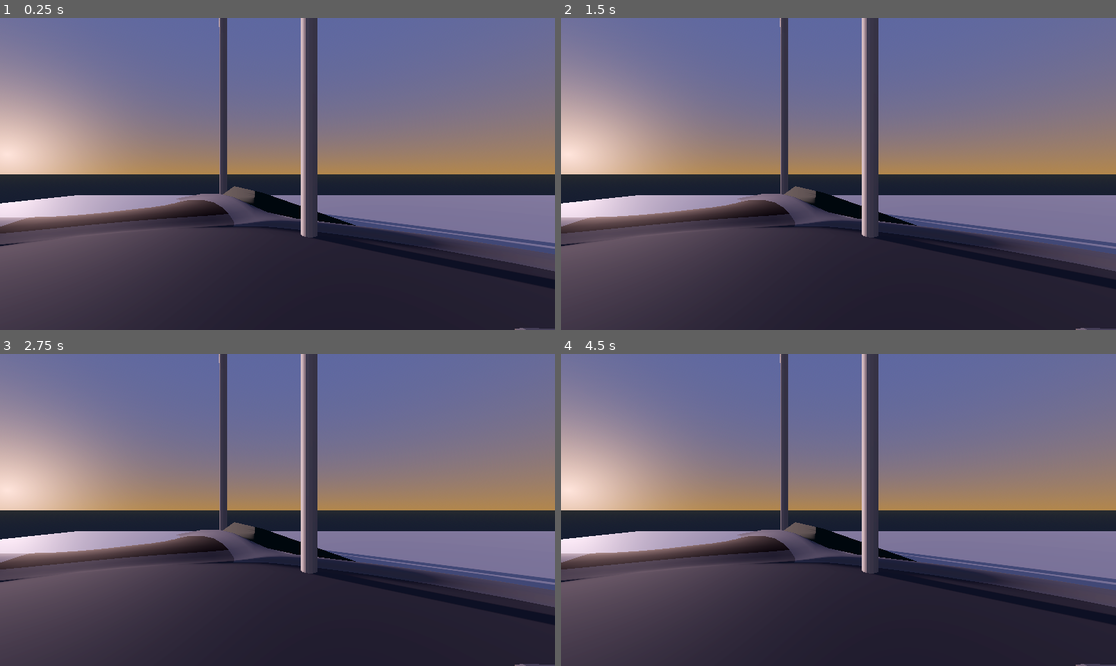
Above: before the commit, frames 1-4 (two rows, left to right).
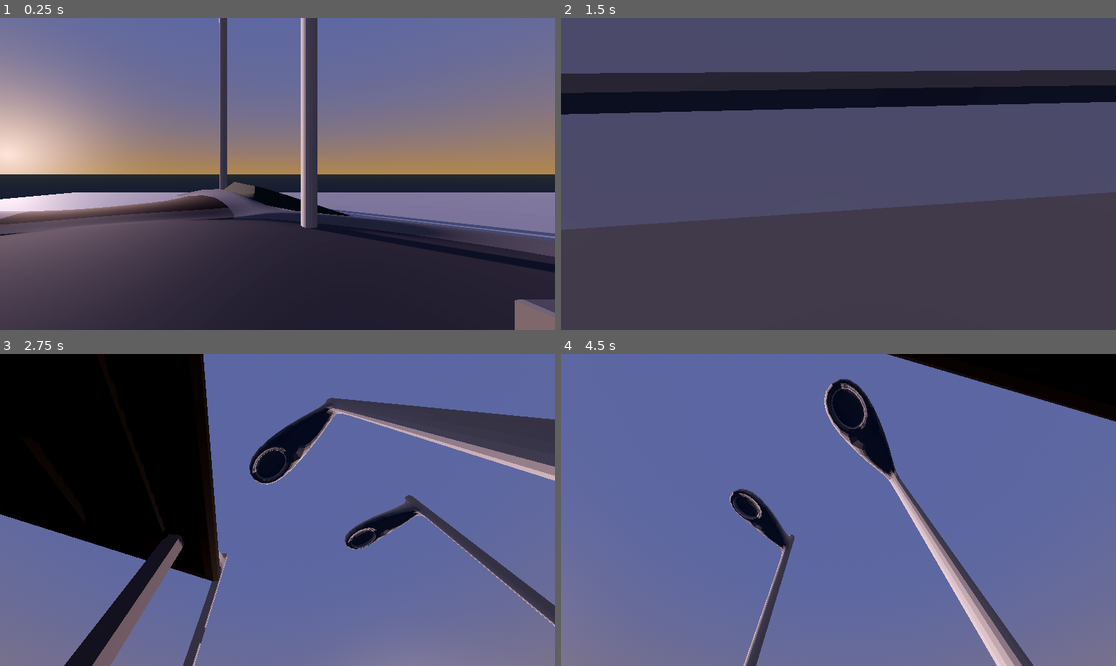
Above: after the commit, the same moments.

Repository: RaglandDev/jalopy2
Game: Godot game, scene res://scenes/garage.tscn
The game is run twice, just before and just after one commit, with the same random seed, the same clock (stepped at 60 frames per second) and the same inputs. Before the commit the project has no main scene; this scene is started directly in both runs.
Inputs (mouse positions are in pixels of both pictures, inside the frame that each line leads up to):
- Up to frame 1 (0.25 s): no input
- Up to frame 2 (1.5 s): tap Enter (ui_accept) at 0.5, 0.77 s; move the mouse to (960, 158) at 0.52 s; hold D (right) 0.53-1.28 s; click (960, 158) at 0.67 s; move the mouse to (727, 189) at 1.27 s; hold S (back) from 1.28 s (still down)
- Up to frame 3 (2.75 s): tap Enter (ui_accept) at 1.52 s; move the mouse to (333, 441) at 2.02 s; release S (back) at 2.03 s; hold D (right) from 2.03 s (still down)
- Up to frame 4 (4.5 s): move the mouse to (810, 572) at 2.77 s; release D (right) at 2.78 s; hold W (forward) 2.78-3.53 s; click (810, 572) at 2.92 s; tap Enter (ui_accept) at 3.02, 3.77 s; move the mouse to (1005, 556) at 3.52 s; hold A (left) from 3.53 s (still down); move the mouse to (672, 463) at 4.27 s

The runs differ from the first frame. In frame 1, 8.7% of the frame differs, in the area x 0-100%, y 1-100%; in frame 2, 83%; in frame 3, 85%, in the area x 0-100%, y 0-100%; in frame 4, 82%.

Commit message:
main menu & music

Diff:
--- /dev/null
+++ b/MainMenu.gd
@@ -0,0 +1,21 @@
+extends Control
+
+
+# Called when the node enters the scene tree for the first time.
+func _ready():
+	pass # Replace with function body.
+
+
+# Called every frame. 'delta' is the elapsed time since the previous frame.
+func _process(delta):
+	pass
+
+
+func _on_start_button_pressed():
+	get_tree().change_scene_to_file("res://scenes/garage.tscn")
+	pass
+
+
+func _on_quit_button_pressed():
+	get_tree().quit()
+	pass # Replace with function body.
--- a/project.godot
+++ b/project.godot
@@ -11,9 +11,9 @@
 [application]
 
 config/name="jalopy2"
-run/main_scene="res://garage.tscn"
+run/main_scene="res://scenes/main_menu.tscn"
 config/features=PackedStringArray("4.2", "Forward Plus")
-config/icon="res://icon.svg"
+config/icon="res://assets/icon.svg"
 
 [editor]
 
--- a/scenes/Car.tscn
+++ b/scenes/Car.tscn
@@ -1,6 +1,6 @@
 [gd_scene load_steps=2 format=3 uid="uid://dva63enb8fot0"]
 
-[ext_resource type="PackedScene" uid="uid://cq20nve2we1di" path="res://Buick Reatta.glb" id="1_otjxf"]
+[ext_resource type="PackedScene" uid="uid://h1ko5rlooex2" path="res://assets/models/Buick Reatta.glb" id="1_otjxf"]
 
 [node name="Buick Reatta" instance=ExtResource("1_otjxf")]
 
--- a/scenes/garage.tscn
+++ b/scenes/garage.tscn
@@ -1,20 +1,20 @@
 [gd_scene load_steps=29 format=3 uid="uid://bc400raps7bsp"]
 
-[ext_resource type="Script" path="res://Player.gd" id="1_3ypwe"]
-[ext_resource type="Script" path="res://car.gd" id="2_vdpya"]
-[ext_resource type="ArrayMesh" uid="uid://dmxwehlicdmtr" path="res://Gas Station/Station.obj" id="3_c1a73"]
-[ext_resource type="ArrayMesh" uid="uid://hhw26k2imijt" path="res://Gas Station/Storepillars.obj" id="4_lk383"]
-[ext_resource type="ArrayMesh" uid="uid://cmnqiba3bcsxn" path="res://Gas Station/Road.obj" id="5_2378y"]
-[ext_resource type="ArrayMesh" uid="uid://cwprfqyxgf6cq" path="res://Gas Station/Icebox.obj" id="6_3xwgj"]
-[ext_resource type="ArrayMesh" uid="uid://cr6xid2pqcmtk" path="res://Gas Station/Cup1.obj" id="7_62nq7"]
-[ext_resource type="ArrayMesh" uid="uid://b0cfq3on71jnb" path="res://Gas Station/cup2.obj" id="8_n641b"]
-[ext_resource type="ArrayMesh" uid="uid://bvrter6be7m2d" path="res://Gas Station/Lamps.obj" id="9_1u1ru"]
-[ext_resource type="ArrayMesh" uid="uid://0g7vr70sfe00" path="res://Gas Station/Close Grass.obj" id="10_05x4m"]
-[ext_resource type="ArrayMesh" uid="uid://bcammvyb0wdwv" path="res://Gas Station/Pillar1.obj" id="11_lalyq"]
-[ext_resource type="ArrayMesh" uid="uid://ch2bt87gxlom1" path="res://Gas Station/Pillar2.obj" id="12_iw58g"]
-[ext_resource type="ArrayMesh" uid="uid://dy2q6jfnekhmo" path="res://Gas Station/Pillar4.obj" id="13_1h27r"]
-[ext_resource type="ArrayMesh" uid="uid://c1ax243o4fp4y" path="res://Gas Station/Pillarstone2.obj" id="14_gi1gq"]
-[ext_resource type="ArrayMesh" uid="uid://pq0pkjydwinx" path="res://Gas Station/Pillarstone4.obj" id="15_lc7j0"]
+[ext_resource type="Script" path="res://scripts/Player.gd" id="1_3ypwe"]
+[ext_resource type="Script" path="res://scripts/car.gd" id="2_vdpya"]
+[ext_resource type="ArrayMesh" uid="uid://dmxwehlicdmtr" path="res://assets/models/Gas Station/Station.obj" id="3_c1a73"]
+[ext_resource type="ArrayMesh" uid="uid://hhw26k2imijt" path="res://assets/models/Gas Station/Storepillars.obj" id="4_lk383"]
+[ext_resource type="ArrayMesh" uid="uid://cmnqiba3bcsxn" path="res://assets/models/Gas Station/Road.obj" id="5_2378y"]
+[ext_resource type="ArrayMesh" uid="uid://cwprfqyxgf6cq" path="res://assets/models/Gas Station/Icebox.obj" id="6_3xwgj"]
+[ext_resource type="ArrayMesh" uid="uid://cr6xid2pqcmtk" path="res://assets/models/Gas Station/Cup1.obj" id="7_62nq7"]
+[ext_resource type="ArrayMesh" uid="uid://b0cfq3on71jnb" path="res://assets/models/Gas Station/cup2.obj" id="8_n641b"]
+[ext_resource type="ArrayMesh" uid="uid://bvrter6be7m2d" path="res://assets/models/Gas Station/Lamps.obj" id="9_1u1ru"]
+[ext_resource type="ArrayMesh" uid="uid://0g7vr70sfe00" path="res://assets/models/Gas Station/Close Grass.obj" id="10_05x4m"]
+[ext_resource type="ArrayMesh" uid="uid://bcammvyb0wdwv" path="res://assets/models/Gas Station/Pillar1.obj" id="11_lalyq"]
+[ext_resource type="ArrayMesh" uid="uid://ch2bt87gxlom1" path="res://assets/models/Gas Station/Pillar2.obj" id="12_iw58g"]
+[ext_resource type="ArrayMesh" uid="uid://dy2q6jfnekhmo" path="res://assets/models/Gas Station/Pillar4.obj" id="13_1h27r"]
+[ext_resource type="ArrayMesh" uid="uid://c1ax243o4fp4y" path="res://assets/models/Gas Station/Pillarstone2.obj" id="14_gi1gq"]
+[ext_resource type="ArrayMesh" uid="uid://pq0pkjydwinx" path="res://assets/models/Gas Station/Pillarstone4.obj" id="15_lc7j0"]
 
 [sub_resource type="ProceduralSkyMaterial" id="ProceduralSkyMaterial_nu3ek"]
 sky_top_color = Color(0.286275, 0.317647, 0.501961, 1)
--- /dev/null
+++ b/scenes/main_menu.tscn
@@ -0,0 +1,51 @@
+[gd_scene load_steps=3 format=3 uid="uid://05jnogxpmix0"]
+
+[ext_resource type="Script" path="res://MainMenu.gd" id="1_v6bgv"]
+[ext_resource type="AudioStream" uid="uid://cs8000jf7hg46" path="res://assets/audio/main_menu_theme.mp3" id="2_nwdge"]
+
+[node name="MainMenu" type="Control"]
+layout_mode = 3
+anchors_preset = 15
+anchor_right = 1.0
+anchor_bottom = 1.0
+grow_horizontal = 2
+grow_vertical = 2
+script = ExtResource("1_v6bgv")
+
+[node name="StartButton" type="Button" parent="."]
+layout_mode = 1
+anchors_preset = 8
+anchor_left = 0.5
+anchor_top = 0.5
+anchor_right = 0.5
+anchor_bottom = 0.5
+offset_left = -96.0
+offset_top = -28.0
+offset_right = 96.0
+offset_bottom = 28.0
+grow_horizontal = 2
+grow_vertical = 2
+text = "Start "
+
+[node name="QuitButton" type="Button" parent="."]
+layout_mode = 1
+anchors_preset = 8
+anchor_left = 0.5
+anchor_top = 0.5
+anchor_right = 0.5
+anchor_bottom = 0.5
+offset_left = -96.0
+offset_top = 74.0
+offset_right = 96.0
+offset_bottom = 130.0
+grow_horizontal = 2
+grow_vertical = 2
+text = "Quit"
+
+[node name="AudioStreamPlayer" type="AudioStreamPlayer" parent="."]
+stream = ExtResource("2_nwdge")
+volume_db = -40.0
+autoplay = true
+
+[connection signal="pressed" from="StartButton" to="." method="_on_start_button_pressed"]
+[connection signal="pressed" from="QuitButton" to="." method="_on_quit_button_pressed"]
--- a/scripts/car.gd
+++ b/scripts/car.gd
@@ -43,7 +43,6 @@
 		$camera_car.make_current()
 		active = true
 func leaving_car():
-	print("leaving")
 	var vehicle = $"."
 	var hidden_player = get_parent().get_node("player")
 	var newLoc = vehicle.global_transform.origin - 2 * vehicle.global_transform.basis.x
Not shown, changed: assets/audio/main_menu_theme.mp3.import
Binary file added: assets/graphic.png
Not shown, added: assets/graphic.png.import
Not shown, changed: assets/icon.svg.import
Not shown, changed: assets/models/Buick Reatta.glb.import
Not shown, changed: assets/models/Gas Station/Close Grass.obj.import
Not shown, changed: assets/models/Gas Station/Cup1.obj.import
Not shown, changed: assets/models/Gas Station/Icebox.obj.import
Not shown, changed: assets/models/Gas Station/Lamps.obj.import
Not shown, changed: assets/models/Gas Station/Pillar1.obj.import
Not shown, changed: assets/models/Gas Station/Pillar2.obj.import
Not shown, changed: assets/models/Gas Station/Pillar4.obj.import
(and 13 more such lines)
